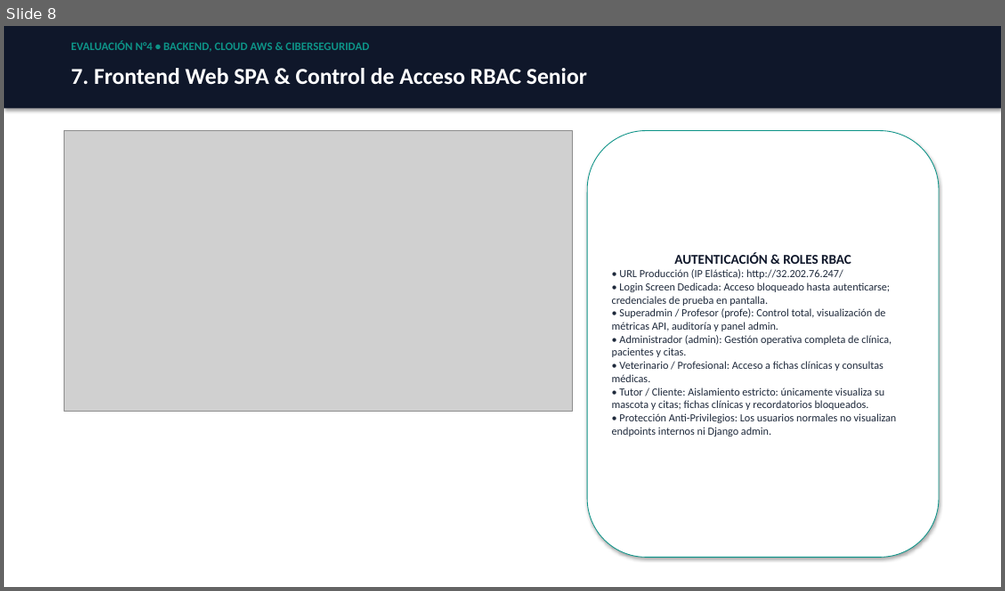
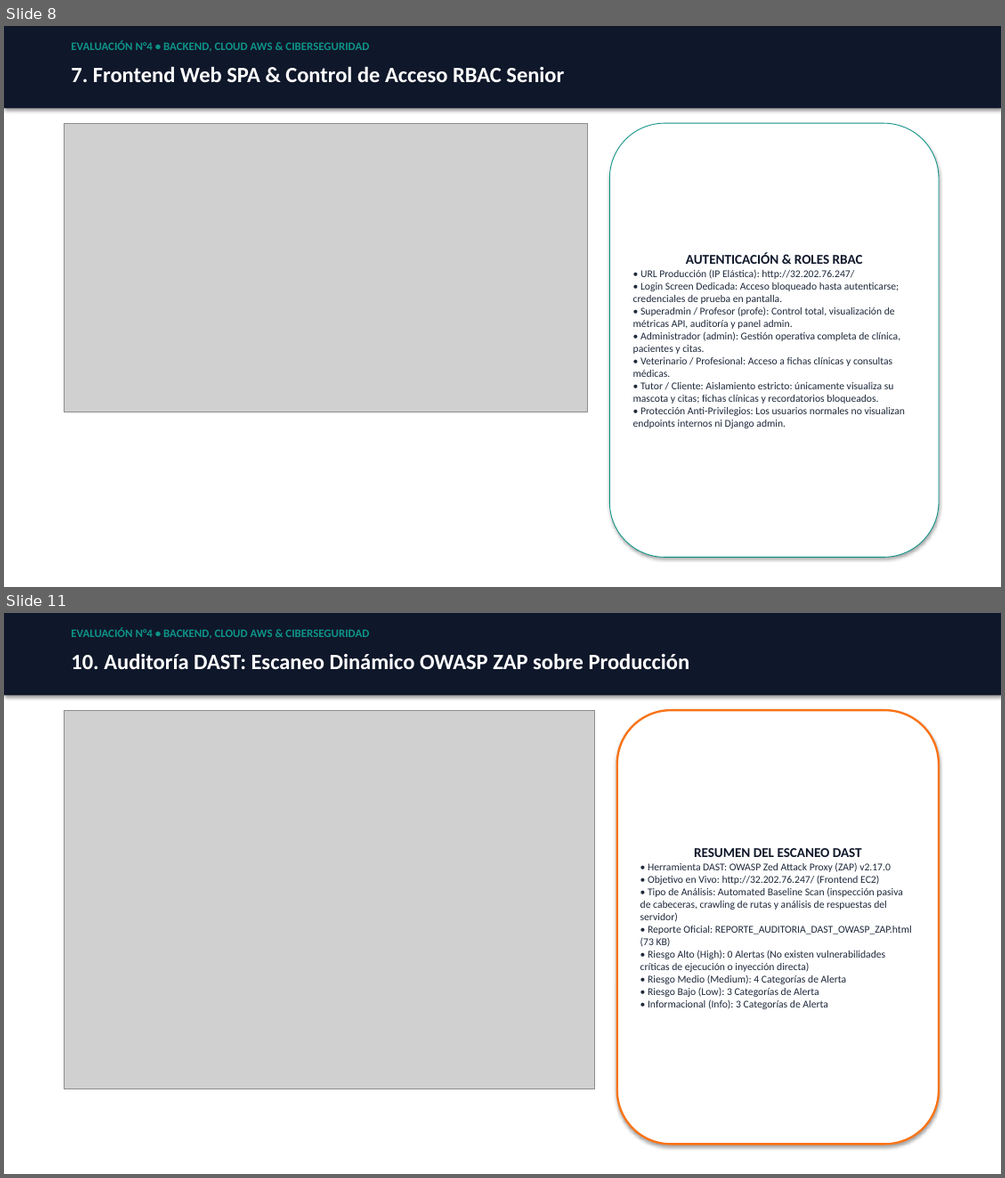
Before and after one commit to sebatmail/AWS-BACKEND-4, a slide deck: docs/PRESENTACION_EVALUACION_4_SEBASTIAN_TORRES.pptx. Shown one above the other, each under a label of ours: slide 8 before the commit, slides 8 and 11 after it; the slides between them are not shown. The pictures are 1005x591 and 1005x1178 pixels, drawn with LibreOffice and Linux fonts; fonts in the diff are those of the drawing; grey boxes stand for pictures. Boxes give left, top, right and bottom in pixels: in the first picture for what was removed or moved away, otherwise in the second. Text is boxed around its words. In the diff, an @@ line names an element or a change of style, - is before the commit and + after.

Commit message:
docs: embed authentic SonarQube and OWASP ZAP screenshots in presentation and evidence docs

```diff
--- a/docs/PRESENTACION_EVALUACION_4_SEBASTIAN_TORRES.pptx
+++ b/docs/PRESENTACION_EVALUACION_4_SEBASTIAN_TORRES.pptx
@@ slide 11 added at box(4, 613, 1001, 1174), background #FFFFFF @@
@@ rectangle added at box(4, 613, 1001, 695), fill #0F172A @@
@@ text added at box(71, 627, 369, 639), 11 pt, text #0D9488, bold @@
+EVALUACIÓN N°4 • BACKEND, CLOUD AWS & CIBERSEGURIDAD
@@ text added at box(71, 653, 690, 669), 21 pt, text #FFFFFF, bold @@
+10. Auditoría DAST: Escaneo Dinámico OWASP ZAP sobre Producción
@@ picture added at box(64, 710, 595, 1088) @@
@@ rounded rectangle added at box(617, 710, 938, 1144), fill #FFFFFF, outline #F97316 2 pt, 10 pt, text #1E293B @@
+RESUMEN DEL ESCANEO DAST
+• Herramienta DAST: OWASP Zed Attack Proxy (ZAP) v2.17.0
+• Objetivo en Vivo: http://32.202.76.247/ (Frontend EC2)
+• Tipo de Análisis: Automated Baseline Scan (inspección pasiva de cabeceras, crawling de rutas y análisis de respuestas del servidor)
+• Reporte Oficial: REPORTE_AUDITORIA_DAST_OWASP_ZAP.html (73 KB)
+• Riesgo Alto (High): 0 Alertas (No existen vulnerabilidades críticas de ejecución o inyección directa)
+• Riesgo Medio (Medium): 4 Categorías de Alerta
+• Riesgo Bajo (Low): 3 Categorías de Alerta
+• Informacional (Info): 3 Categorías de Alerta
@@ slide 8 changed as well @@
@@ text "7. Frontend Web SPA & ..." at box(71, 66, 564, 82): size 22 to 21 pt @@
@@ picture: place and size @@
-picture at box(64, 131, 573, 411)
+picture at box(64, 123, 587, 412)
@@ rounded rectangle "AUTENTICACIÓN & ROLES RBAC": place and size @@
-rounded rectangle "AUTENTICACIÓN & ROLES RBAC" at box(587, 131, 938, 557)
+rounded rectangle "AUTENTICACIÓN & ROLES RBAC" at box(610, 123, 938, 557)
@@ text in rounded rectangle at box(633, 269, 906, 428): size 10.5 to 10 pt @@
```
Also in this commit, not shown: 10 other slides changed, 3 other slides added, 2 slides removed, 5 other files.
